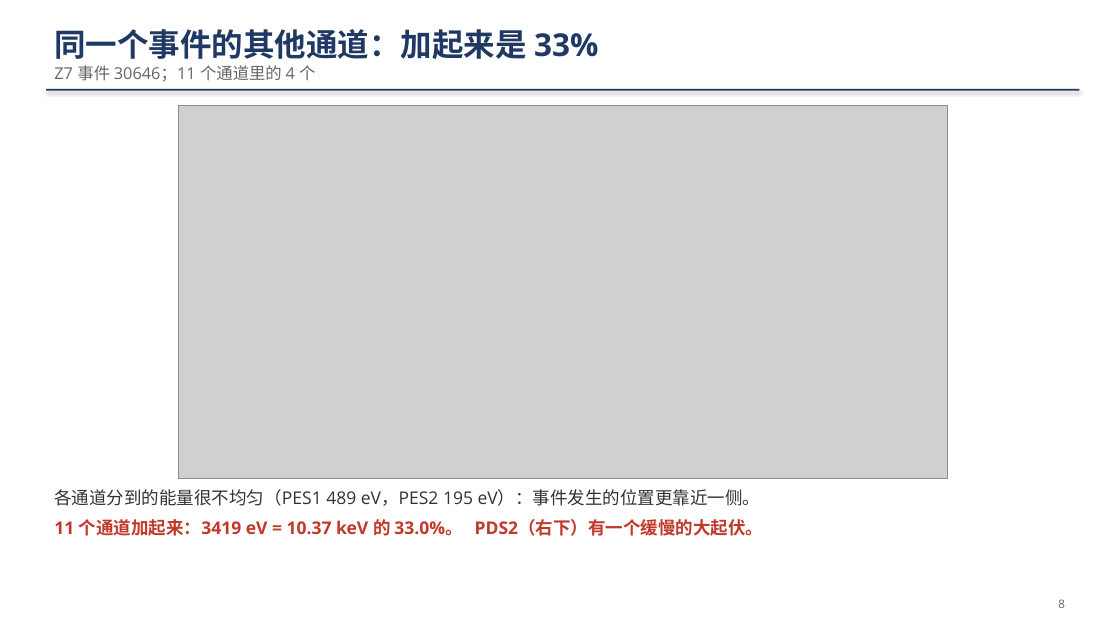
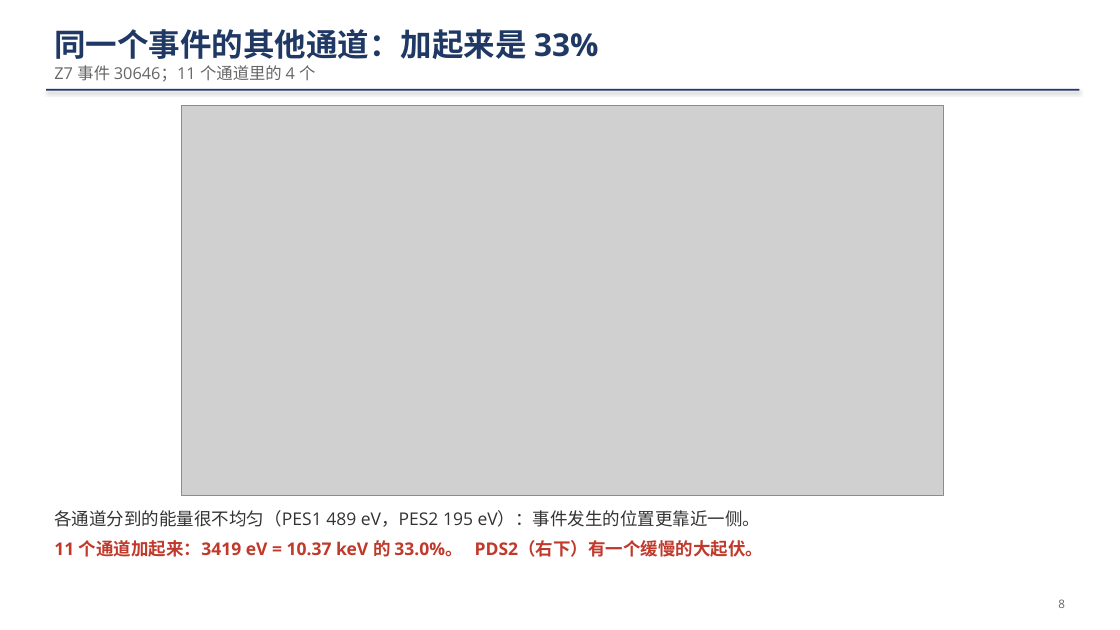
Before and after one commit to ZhihengLi0/urop, a slide deck: slide 8 of snolab/collection_efficiency/presentation/SNOLAB_R4_collection_efficiency_20260910_zh.pptx. Drawn at 1120x630 pixels with LibreOffice and Linux fonts; fonts in the diff are those of the drawing; grey boxes stand for pictures. Boxes give left, top, right and bottom in pixels: in the first picture for what was removed or moved away, otherwise in the second. Text is boxed around its words. In the diff, an @@ line names an element or a change of style, - is before the commit and + after.

```diff
--- a/snolab/collection_efficiency/presentation/SNOLAB_R4_collection_efficiency_20260910_zh.pptx
+++ b/snolab/collection_efficiency/presentation/SNOLAB_R4_collection_efficiency_20260910_zh.pptx
@@ picture: place and size @@
-picture at (178,105,947,479)
+picture at (181,105,944,496)
@@ text "各通道分到的能量很不均匀（PES1 489 eV，PES2 195 eV）：事件发生的位置更靠近一侧。": place and size @@
-text "各通道分到的能量很不均匀（PES1 489 eV，PES2 195 eV）：事件发生的位置更靠近一侧。" at (54,489,764,536)
+text "各通道分到的能量很不均匀（PES1 489 eV，PES2 195 eV）：事件发生的位置更靠近一侧。" at (54,510,764,557)
```
Also in this commit, not shown: 6 other slides changed, 21 other files.
